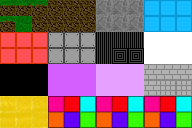
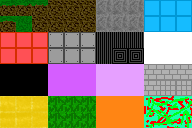
Two versions of the same layered image (192 × 128). Layer-by-layer changes:
moved "Paint Layer 1" above "Moss", painted on it over <box>64,96,192,128</box>
added layer "Moss" above "Sand" over <box>48,96,128,128</box>